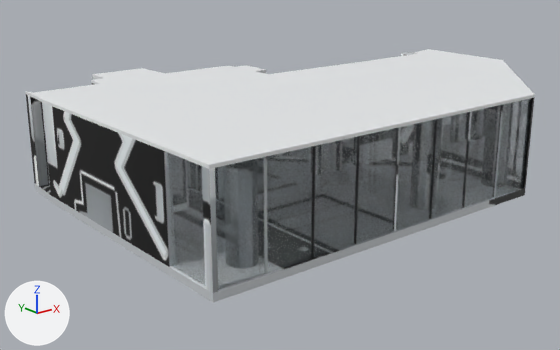
Before and after pictures for a commit that changed the glTF model public/interior/dollhouse.glb.
Rendered twice from a 50 mm camera at (-10.7, -33.1, 10.1) aimed at (9.9, -7.4, -0.2). Arrows for +X, +Y and +Z are at lower left; the lights stay in place. The older version comes first. Vertices at exactly the same position are counted once.

The first picture shows 'ceiling', 'floor', 'glazing_facade', 'mullions', 'walls' and 1 more.
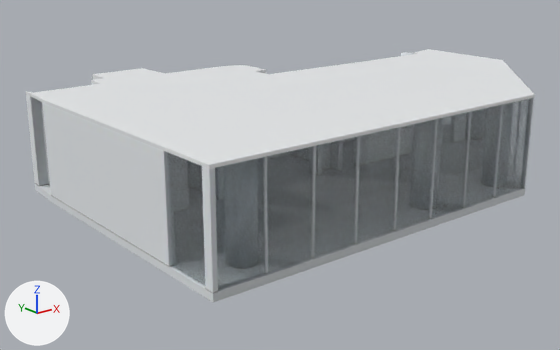
Edits to the bpy script that builds the scene:
```text
Change me_floor:
    used by ob_floor; location = (0.0, 0.0, 0.0)
    remove me_floor.from_pydata(...)  # 50 vertices, 96 faces; spans x 0.6..22.6, y -15.7..-0.3, z -0.3..0.0
    add me_floor.from_pydata(...)  # 48 vertices, 92 faces; spans x 0.6..22.6, y -15.7..-0.3, z -0.3..0.0
    me_floor part 1
    2 vertices are removed from x 10.9, y -2.7, z -0.3..0.0
    57 faces are deleted
    53 new faces join them
    me_floor part 2: 39 kept faces spanning x 0.6..22.6, y -15.7..-0.3, z -0.3..0.0 get new texture (UV) coordinates
Change me_mullions:
    where me_mullions.from_pydata(...)  # 264 vertices, 484 faces; spans x 2.7..22.6, y -15.6..-7.0, z 0.0..3.8
    used by ob_mullions; location = (0.0, 0.0, 0.0)
    me_mullions part 3: texture (UV) coordinates of 484 of 484 faces, centred in x 2.7..22.6, y -15.6..-7.0, z 0.0..3.8, changed; they spanned u 0.02..0.98, v 0.01..0.98 and now span u 0.04..0.98, v 0.01..0.98
Change me_walls:
    used by ob_walls; location = (0.0, 0.0, 0.0)
    remove me_walls.from_pydata(...)  # 344 vertices, 656 faces; spans x 0.6..22.6, y -15.7..-0.3, z 0.0..3.8
    add me_walls.from_pydata(...)  # 348 vertices, 664 faces; spans x 0.6..22.6, y -15.7..-0.3, z 0.0..3.8
    me_walls part 4: 515 kept faces spanning x 0.6..22.6, y -15.7..-0.3, z 0.0..3.8 get new texture (UV) coordinates
    edits to the shape of me_walls do not show in these pictures
```

Where the change shows, as pixel boxes (x1, y1, x2, y2) in the pictures (560 x 350 px; the box of a moved part takes in the faces that stretch with it):
part 1 of me_floor, moved or reshaped (mostly hidden)
    both: (35, 184, 525, 302)
part 2 of me_floor, surface changed
    both: (39, 185, 524, 291)
part 3 of me_mullions, surface changed
    both: (264, 105, 503, 274)
part 4 of me_walls, surface changed
    both: (26, 72, 534, 293)
